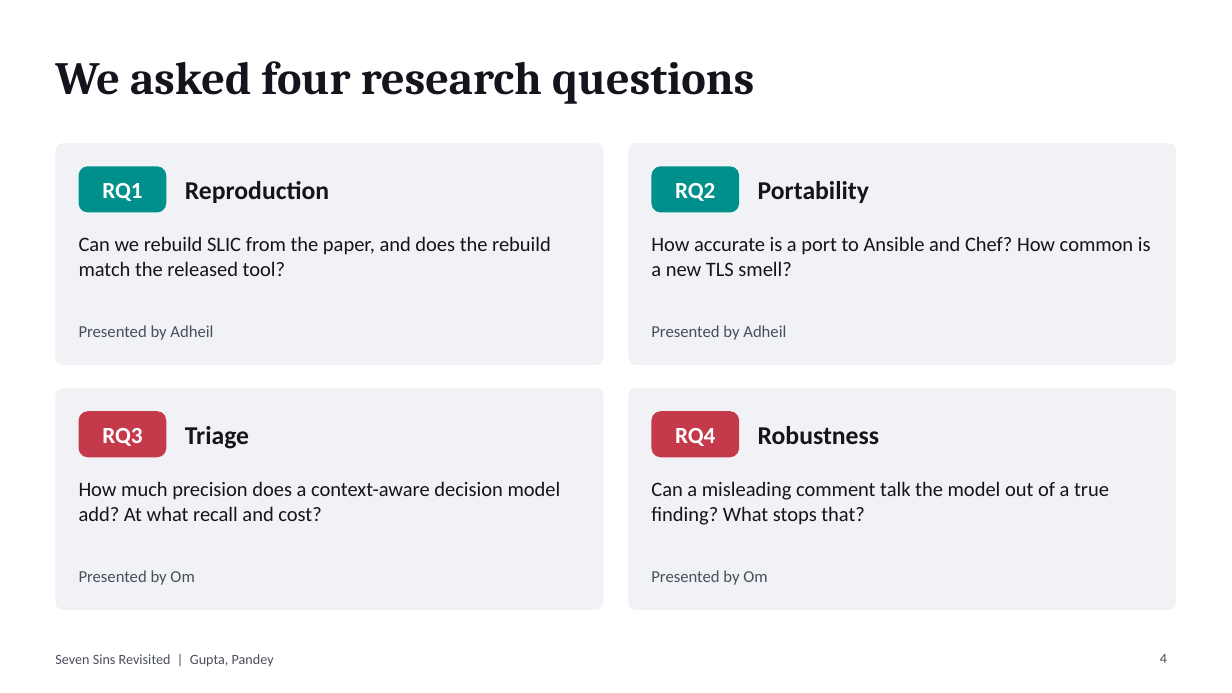
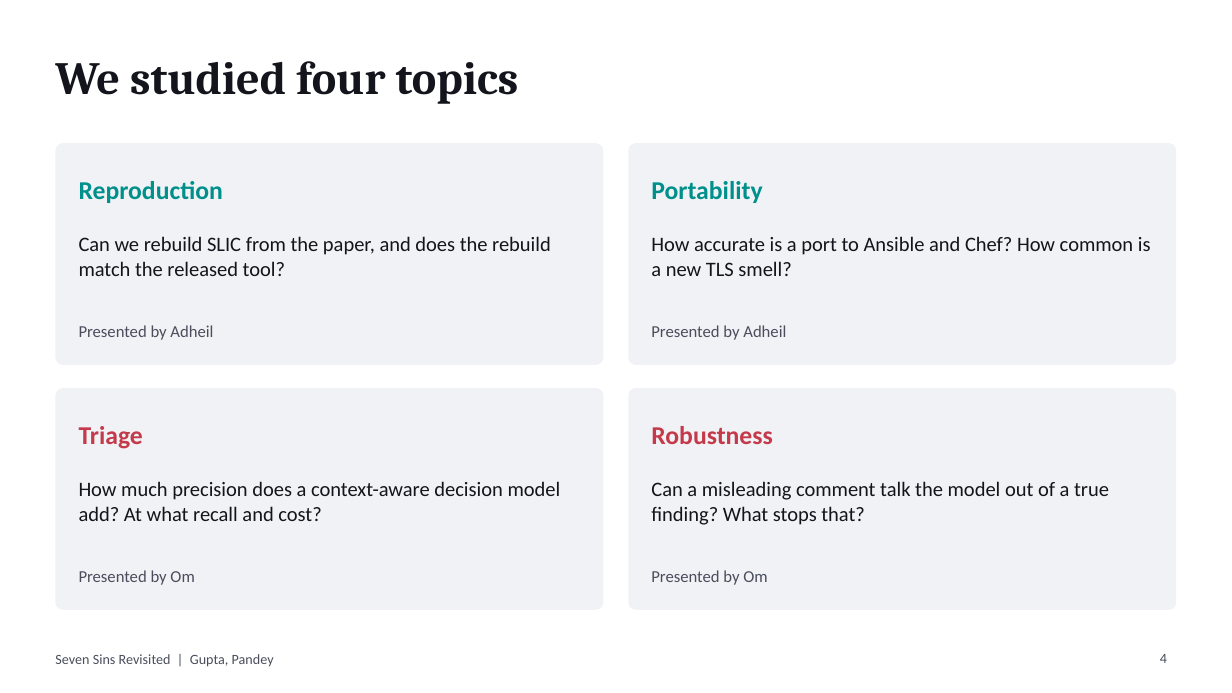
Before and after one commit to iAmAdheil/slicj-seven-sins-revisited, a slide deck: slide 4 of presentation/Seven_Sins_Revisited_Presentation.pptx. Drawn at 1232x693 pixels with LibreOffice and Linux fonts; fonts in the diff are those of the drawing. Boxes give left, top, right and bottom in pixels: in the first picture for what was removed or moved away, otherwise in the second. Text is boxed around its words. In the diff, an @@ line names an element or a change of style, - is before the commit and + after.

```diff
--- a/presentation/Seven_Sins_Revisited_Presentation.pptx
+++ b/presentation/Seven_Sins_Revisited_Presentation.pptx
@@ title at [55, 61, 519, 104]: text changed @@
-We asked four research questions
+We studied four topics
@@ text "Reproduction" at [79, 181, 223, 203]: text colour #14151C to #00908C @@
@@ text "Reproduction": place and size @@
-text "Reproduction" at [185, 181, 329, 203]
+text "Reproduction" at [79, 181, 223, 203]
@@ rounded rectangle removed at [79, 166, 166, 213] @@
-RQ1
@@ text "Portability": place and size @@
-text "Portability" at [758, 181, 869, 203]
+text "Portability" at [651, 181, 762, 203]
@@ text "Portability" at [651, 181, 762, 203]: text colour #14151C to #00908C @@
@@ rounded rectangle removed at [652, 166, 739, 213] @@
-RQ2
@@ text "Triage" at [79, 426, 143, 449]: text colour #14151C to #C43A4B @@
@@ text "Triage": place and size @@
-text "Triage" at [185, 426, 249, 449]
+text "Triage" at [79, 426, 143, 449]
@@ rounded rectangle removed at [79, 411, 166, 457] @@
-RQ3
@@ text "Robustness": place and size @@
-text "Robustness" at [758, 426, 879, 444]
+text "Robustness" at [651, 426, 772, 444]
@@ text "Robustness" at [651, 426, 772, 444]: text colour #14151C to #C43A4B @@
@@ rounded rectangle removed at [652, 411, 739, 457] @@
-RQ4
```
Also in this commit, not shown: 9 other slides changed, 22 other files.
